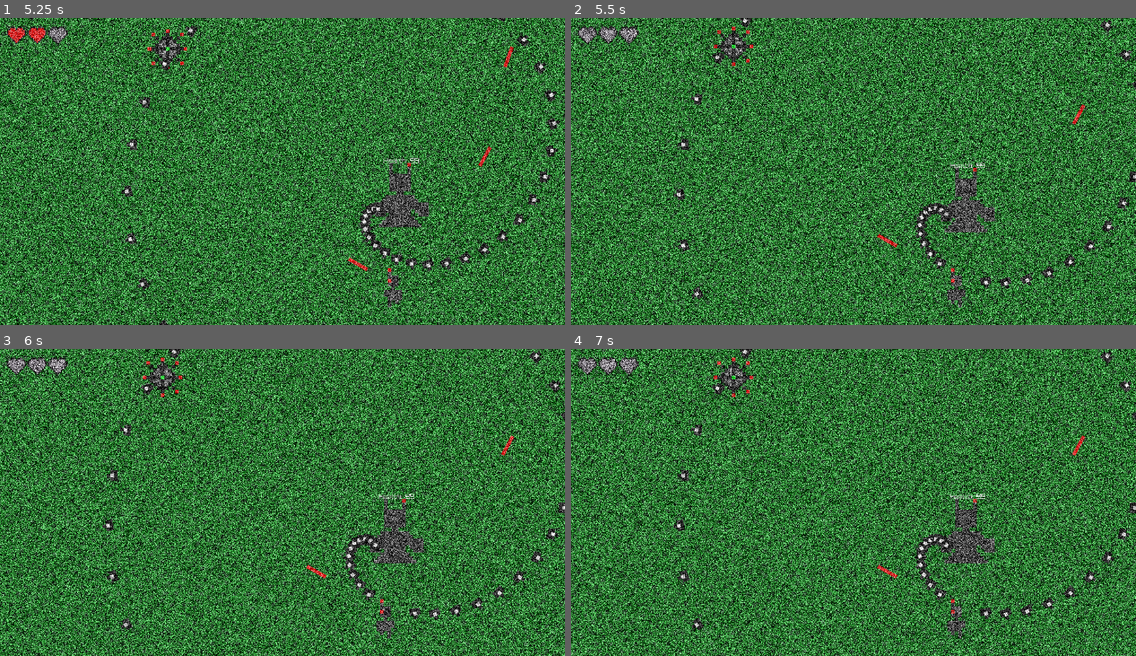
Above: before the commit, frames 1-4 (two rows, left to right).
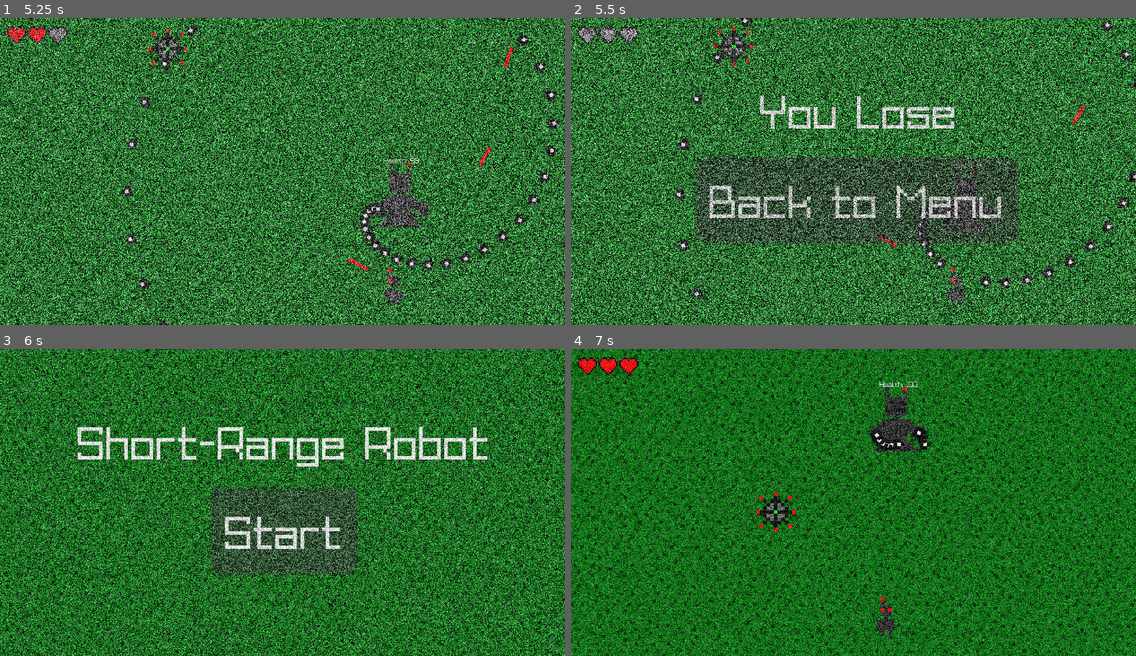
Above: after the commit, the same moments.

Repository: AJISGit/Ludum-Dare-59-Game
Game: Godot game, scene res://assets/scenes/game.tscn
Same seed, same stepped clock (60 frames per second), same inputs: the game is played once before the commit and once after it.
Inputs (mouse positions are in pixels of both pictures, inside the frame that each line leads up to):
- Up to frame 1 (5.25 s): click "Start" at 0.5 s; move the mouse to (406, 156) at 1.27 s; press the mouse at (406, 156) at 1.28 s; hold D (WalkRight) 1.28-2.03 s; move the mouse to (169, 186) at 2.02 s; release the mouse at (169, 186) at 2.03 s; hold S (WalkDown) 2.03-2.78 s; click (169, 186) at 2.1 s; move the mouse to (339, 103) at 2.77 s; press the mouse at (339, 103) at 2.78 s; hold D (WalkRight) 2.78-3.53 s; move the mouse to (254, 232) at 3.52 s; release the mouse at (254, 232) at 3.53 s; hold W (WalkUp) 3.53-4.28 s; click (254, 232) at 3.6 s; move the mouse to (452, 217) at 4.27 s; press the mouse at (452, 217) at 4.28 s; hold A (WalkLeft) from 4.28 s (still down); move the mouse to (113, 125) at 5.02 s; release the mouse at (113, 125) at 5.03 s; click (113, 125) at 5.1 s
- Up to frame 2 (5.5 s): keep holding A (WalkLeft)
- Up to frame 3 (6 s): release A (WalkLeft) at 5.75 s; click (288, 530) at 5.75 s, where only the run after the commit has a clickable "Back to Menu"
- Up to frame 4 (7 s): click (853, 530) at 6.5 s, where only the run after the commit has a clickable "Start"

Frame 1 is identical in both runs. In frame 2, 12% of the frame differs, in the area x 22-80%, y 25-74%; in frame 3, 32%; in frame 4, 63%, in the area x 0-100%, y 0-100%.

Commit message:
Add win and lose screens.

Diff:
--- a/assets/scenes/game.tscn
+++ b/assets/scenes/game.tscn
@@ -4,6 +4,7 @@
 [ext_resource type="Script" uid="uid://claux1w5paxry" path="res://assets/scripts/main_menu.gd" id="2_5gf0t"]
 [ext_resource type="FontFile" uid="uid://bk4r7qj4iv3p6" path="res://assets/fonts/Acme 9 Regular.ttf" id="4_3w2km"]
 [ext_resource type="Texture2D" uid="uid://b7ggahliwfn30" path="res://assets/sprites/spritesheet.png" id="5_j62u1"]
+[ext_resource type="Script" uid="uid://cuaied3rqqqkk" path="res://assets/scripts/lose_menu.gd" id="6_5aext"]
 [ext_resource type="Shader" uid="uid://pssc32lcryy0" path="res://assets/shaders/static.gdshader" id="7_3w2km"]
 
 [sub_resource type="LabelSettings" id="LabelSettings_wfsp4"]
@@ -58,5 +59,56 @@
 region_enabled = true
 region_rect = Rect2(49.162178, 27.249664, 0.5423317, 0.44189835)
 
+[node name="LoseMenu" type="Node" parent="." unique_id=1372129128]
+unique_name_in_owner = true
+script = ExtResource("6_5aext")
+
+[node name="Title" type="Label" parent="LoseMenu" unique_id=568788524]
+process_mode = 2
+visible = false
+offset_left = -26.0
+offset_top = -25.0
+offset_right = 204.0
+offset_bottom = 7.0
+text = "You Lose"
+label_settings = SubResource("LabelSettings_wfsp4")
+
+[node name="StartButton" type="Button" parent="LoseMenu" unique_id=1370656950]
+process_mode = 2
+visible = false
+offset_left = -44.0
+offset_top = -4.0
+offset_right = 46.0
+offset_bottom = 20.0
+theme_override_fonts/font = ExtResource("4_3w2km")
+theme_override_font_sizes/font_size = 8
+text = "Back to Menu"
+
+[node name="WinMenu" type="Node" parent="." unique_id=4870882]
+unique_name_in_owner = true
+script = ExtResource("6_5aext")
+
+[node name="Title" type="Label" parent="WinMenu" unique_id=1419920874]
+process_mode = 2
+visible = false
+offset_left = -23.0
+offset_top = -25.0
+offset_right = 207.0
+offset_bottom = 10.0
+text = "You Win
+"
+label_settings = SubResource("LabelSettings_wfsp4")
+
+[node name="StartButton" type="Button" parent="WinMenu" unique_id=1284114462]
+process_mode = 2
+visible = false
+offset_left = -44.0
+offset_top = -4.0
+offset_right = 46.0
+offset_bottom = 20.0
+theme_override_fonts/font = ExtResource("4_3w2km")
+theme_override_font_sizes/font_size = 8
+text = "Back to Menu"
+
 [node name="Camera2D" type="Camera2D" parent="." unique_id=1985871559]
 zoom = Vector2(7, 7)
--- a/assets/scripts/enemy.gd
+++ b/assets/scripts/enemy.gd
@@ -201,6 +201,10 @@
 
 	$Label.text = "Health: " + str(health)
 	if health <= 0:
+
+		get_tree().paused = true
+		$"../../WinMenu/Title".visible = true
+		$"../../WinMenu/StartButton".visible = true
 		queue_free()
 
 func _physics_process(_delta: float) -> void:
--- /dev/null
+++ b/assets/scripts/lose_menu.gd
@@ -0,0 +1,9 @@
+extends Node
+
+
+func _on_start_button_pressed():
+	get_tree().paused = false
+	get_tree().reload_current_scene()
+
+func _ready() -> void:
+	$StartButton.pressed.connect(_on_start_button_pressed)
--- a/assets/scripts/player.gd
+++ b/assets/scripts/player.gd
@@ -69,6 +69,8 @@
 
 	if health <= 0:
 		get_tree().paused = true
+		$"../../LoseMenu/Title".visible = true
+		$"../../LoseMenu/StartButton".visible = true
 
 	health_bar.update_icons(health, max_health)
 
Not shown, added: assets/scripts/lose_menu.gd.uid
